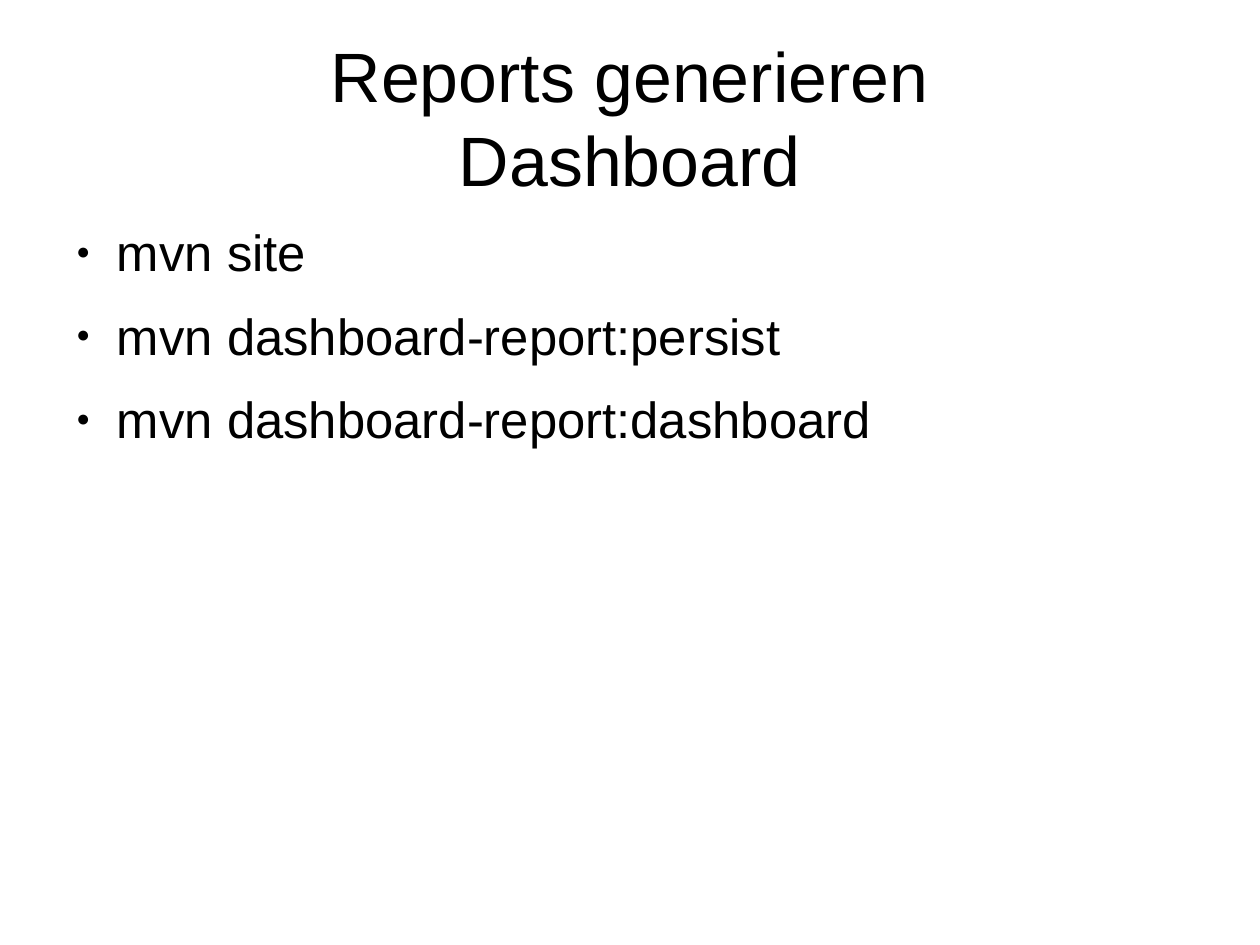
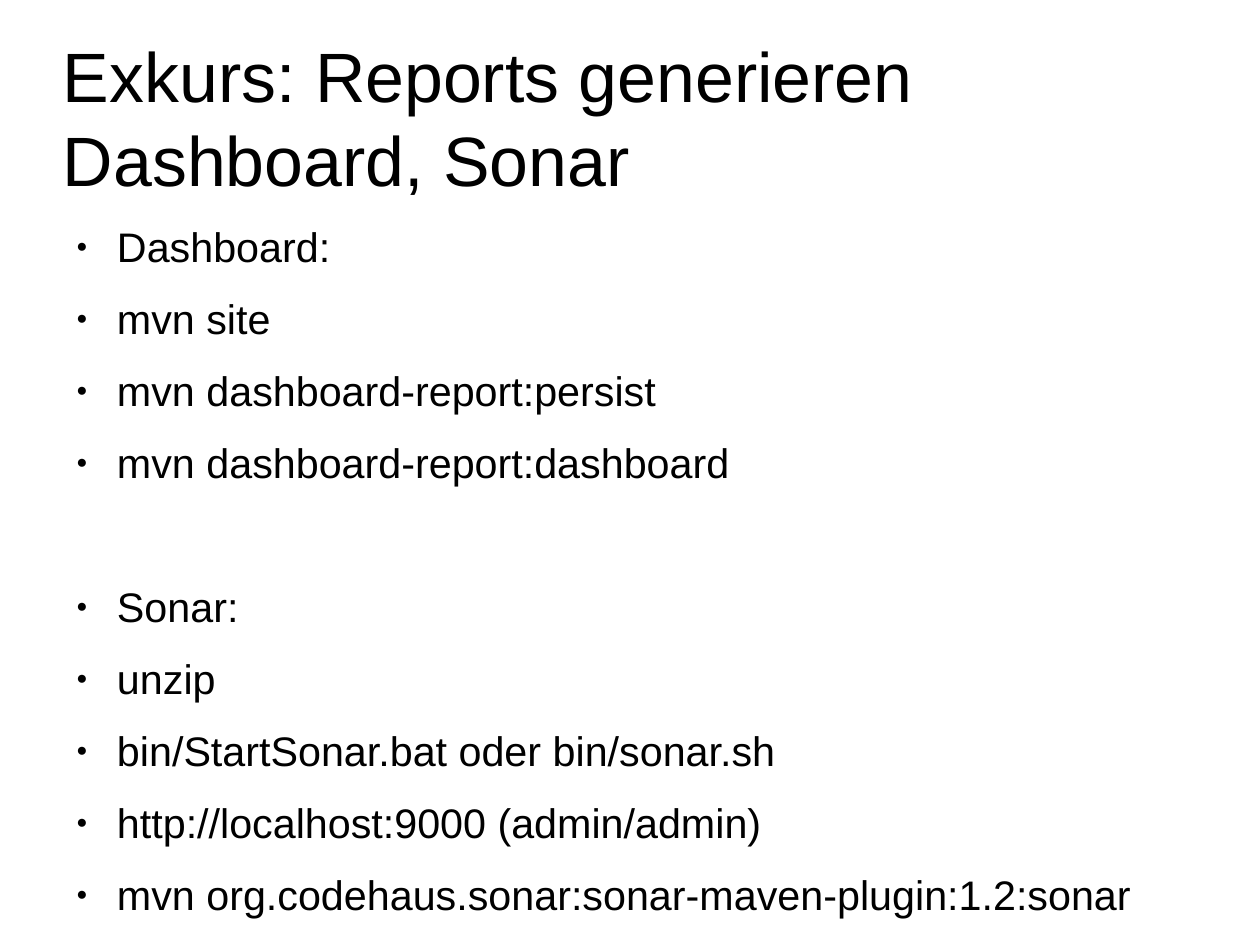
Before and after one commit to herrwieger/experttrainingbuildsystems, a slide deck: slide 13 of praesentationen/maven2.odp (slide 9 before the commit). Drawn at 1260x945 pixels with LibreOffice and Linux fonts; fonts in the diff are those of the drawing. Boxes give left, top, right and bottom in pixels: in the first picture for what was removed or moved away, otherwise in the second. Text is boxed around its words. In the diff, an @@ line names an element or a change of style, - is before the commit and + after.

```diff
--- a/praesentationen/maven2.odp
+++ b/praesentationen/maven2.odp
@@ title at (x1=63, y1=51, x2=913, y2=195): text changed @@
-Reports generieren
-Dashboard
+Exkurs: Reports generieren
+Dashboard, Sonar
@@ text at (x1=117, y1=232, x2=330, y2=263): paragraph added @@
+● Dashboard:
@@ text at (x1=117, y1=304, x2=729, y2=486): size 32 to 26 pt in "mvn site", "mvn dashboard-report:persist", "mvn dashboard-report:dashboard" @@
@@ text at (x1=117, y1=593, x2=1130, y2=918): paragraphs added @@
+● Sonar:
+● unzip
+● bin/StartSonar.bat oder bin/sonar.sh
+● http://localhost:9000 (admin/admin)
+● mvn org.codehaus.sonar:sonar-maven-plugin:1.2:sonar
```
Also in this commit, not shown: 7 other slides changed, 7 slides added, 3 slides removed.
